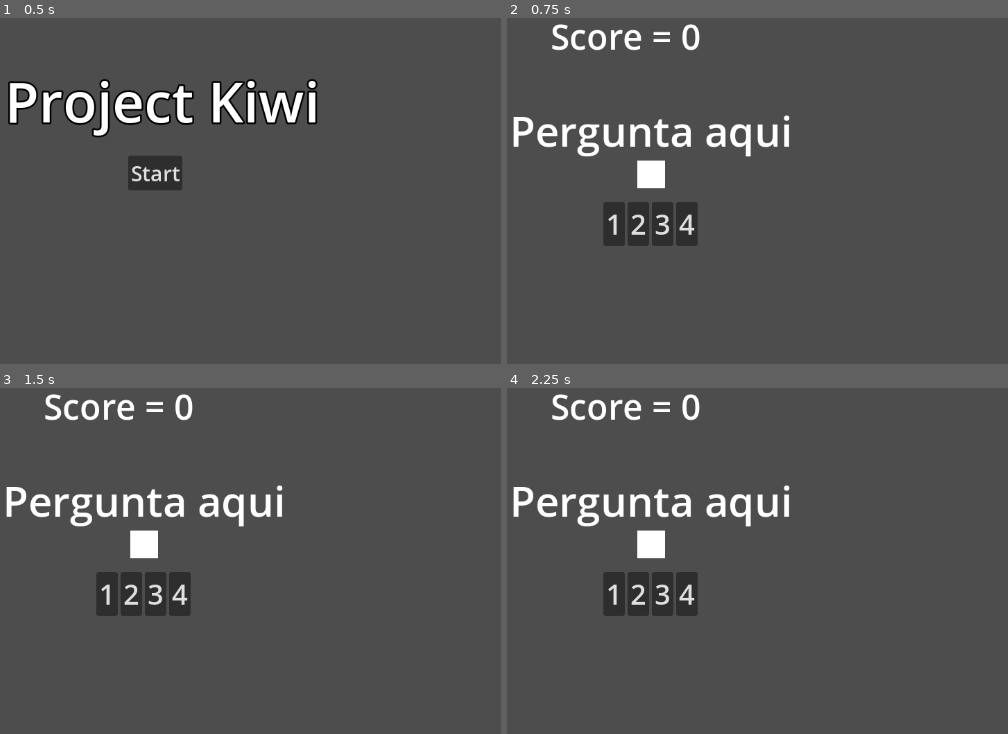
Above: before the commit, frames 1-4 (two rows, left to right).
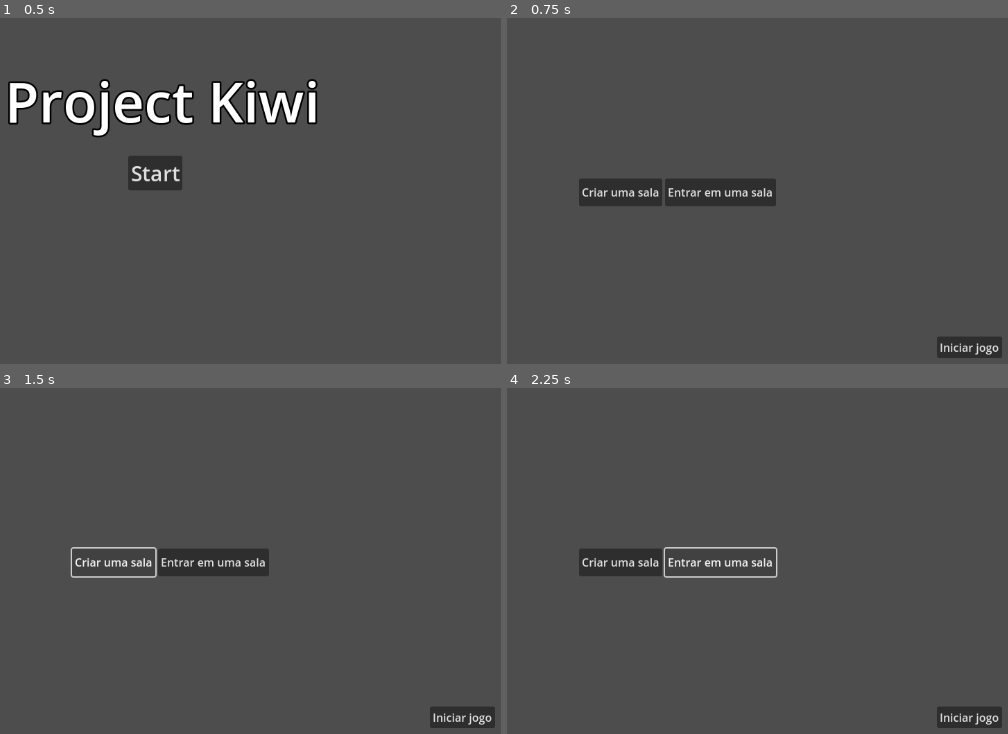
Above: after the commit, the same moments.

Repository: helpmeagain/project-kiwi
Game: Godot game, scene res://src/scenes/main-menu.tscn
Two runs of this game, one before a commit and one after it. Both use one fixed random seed, a clock stepped at 60 frames per second and the inputs below.
Inputs (mouse positions are in pixels of both pictures, inside the frame that each line leads up to):
- Up to frame 1 (0.5 s): no input
- Up to frame 2 (0.75 s): click "Start" at 0.5 s
- Up to frame 3 (1.5 s): click (115, 561) at 1.25 s, where only the run after the commit has a clickable "Criar uma sala"
- Up to frame 4 (2.25 s): click (722, 561) at 2 s, where only the run after the commit has a clickable "Entrar em uma sala"

Frame 1 is identical in both runs. In frame 2, 8.3% of the frame differs, in the area x 1-99%, y 1-99%; in frame 3, 7.7%; in frame 4, 7.3%.
Error after the commit: Invalid operands 'String' and 'int' in operator '+'. (res://src/scripts/multiplayer_controller.gd:35)

Commit message:
feat: add multiplayer with host and clients

Diff:
--- a/src/scripts/main_menu.gd
+++ b/src/scripts/main_menu.gd
@@ -1,4 +1,4 @@
 extends Control
 
 func _on_button_pressed() -> void:
-	get_tree().change_scene_to_file("res://src/scenes/questions.tscn")
+	get_tree().change_scene_to_file("res://src/scenes/multiplayer-menu.tscn")
--- a/src/scripts/multiplayer_controller.gd
+++ b/src/scripts/multiplayer_controller.gd
@@ -1,12 +1,53 @@
 extends Control
 
 @export var address = "127.0.0.1"
+@export var port = 8910
+var peer
+
+func _ready() -> void:
+	multiplayer.peer_connected.connect(player_connected)
+	multiplayer.peer_disconnected.connect(player_disconnected)
+	multiplayer.connected_to_server.connect(player_connected_to_server)
+	multiplayer.connection_failed.connect(player_connected)
+
+func player_connected(id):
+	print("Player connected: " + str(id))
+
+func player_disconnected(id):
+	print("Player disconnected: " + str(id))
+
+func player_connected_to_server():
+	print("Connected to server")
+
+func player_connection_failed():
+	print("Connection failed")
+
+@rpc("any_peer", "call_local")
+func start_game():
+	var scene = load("res://src/scenes/questions.tscn").instantiate()
+	get_tree().root.add_child(scene)
+	self.hide()
 
 func _on_host_button_pressed() -> void:
-	pass # Replace with function body.
+	peer = ENetMultiplayerPeer.new()
+	var error = peer.create_server(port, 45)
+	if error != OK:
+		print("Cannot host: " + error)
+		return
+	# peer.get_host().compress(ENetConnection.COMPRESS_RANGE_CODER)
+
+	multiplayer.set_multiplayer_peer(peer)
+	print("Waiting for players...")
 
 func _on_join_button_pressed() -> void:
-	pass # Replace with function body.
+	peer = ENetMultiplayerPeer.new()
+	peer.create_client(address, port)
+	#peer.get_host().compress(ENetConnection.COMPRESS_RANGE_CODER)
+	multiplayer.set_multiplayer_peer(peer)
+	print("Joined game!")
 
 func _on_start_button_pressed() -> void:
-	pass # Replace with function body.
+	if multiplayer.is_server():
+		start_game.rpc()
+	else:
+		print("Only host can start the game")
